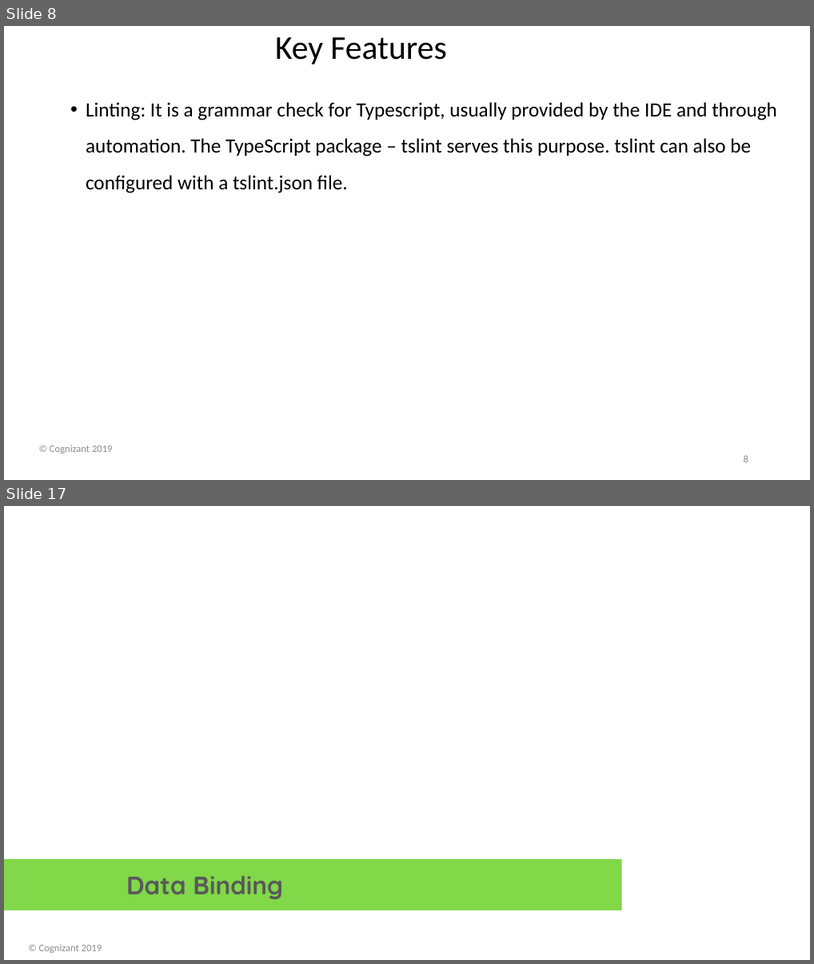
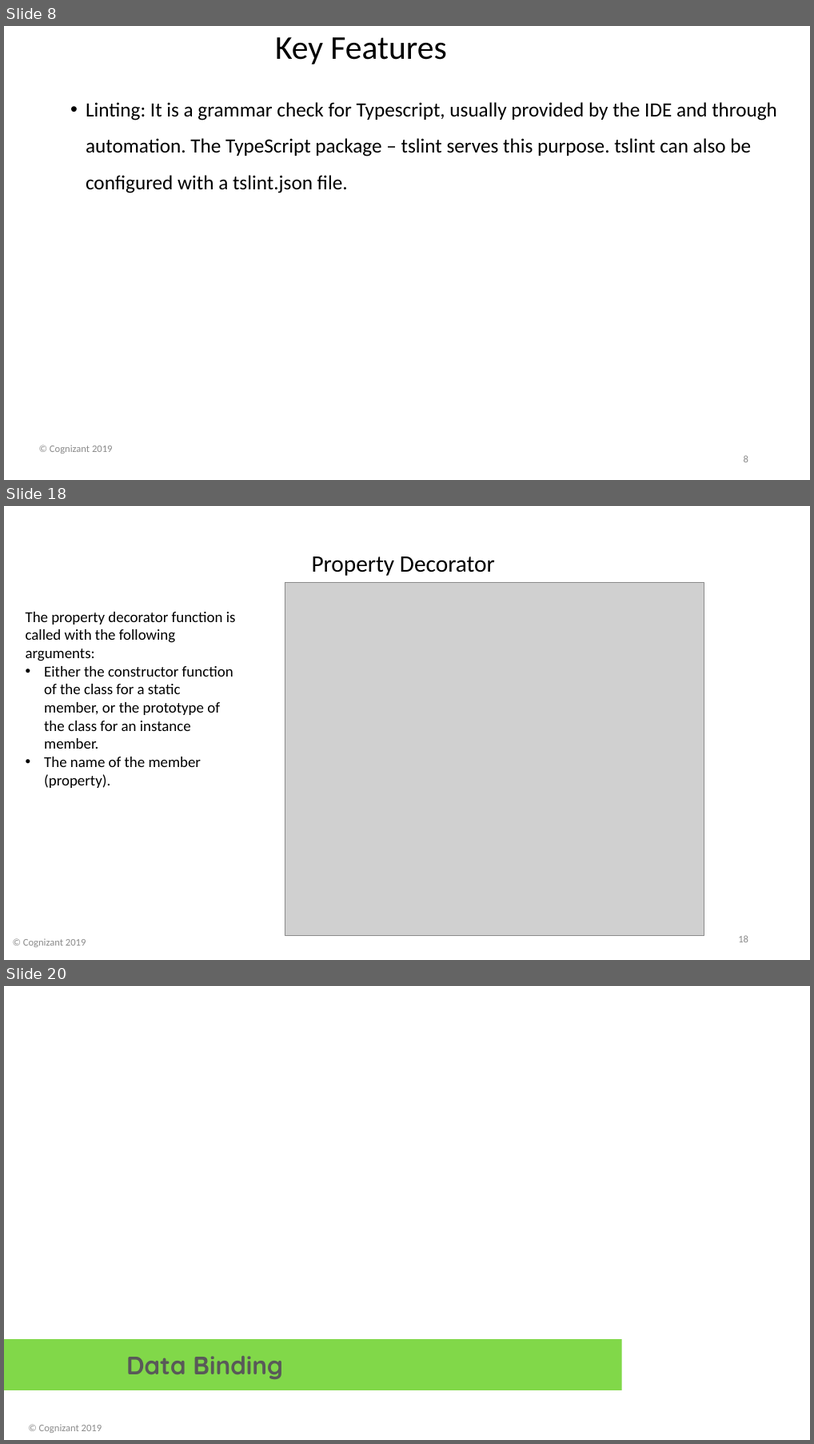
Before and after one commit to davembrownx/PowerPoint-Decks, a slide deck: Angular 8 Day 2 Basic Concepts and Binding.pptx. Shown one above the other, each under a label of ours: slides 8 and 17 before the commit, slides 8, 18 and 20 after it; the slides between them are not shown. The pictures are 814x964 and 814x1444 pixels, drawn with LibreOffice and Linux fonts; fonts in the diff are those of the drawing; grey boxes stand for pictures; background and template pictures are left out. Boxes give left, top, right and bottom in pixels: in the first picture for what was removed or moved away, otherwise in the second. Text is boxed around its words. In the diff, an @@ line names an element or a change of style, - is before the commit and + after.

```diff
--- a/Angular 8 Day 2 Basic Concepts and Binding.pptx
+++ b/Angular 8 Day 2 Basic Concepts and Binding.pptx
@@ slide 18 added at (4,506,810,960), background picture (left out) @@
@@ title added at (313,506,494,548), 44 pt, text #FFFFFF, bold @@
+Decorators
@@ text added at (312,556,495,576), 28 pt, text #000000 @@
+Property Decorator
@@ picture added at (285,583,705,936) @@
@@ text added at (26,612,236,788), 18 pt, text #000000 @@
+The property decorator function is called with the following arguments:
+• Either the constructor function of the class for a static member, or the prototype of the class for an instance member.
+• The name of the member (property).
@@ page number added at (738,935,749,942), 12 pt, text #8C8C8C @@
+18
@@ text added at (23,938,86,947), 12 pt, text #8C8C8C @@
+© Cognizant 2019
@@ what was slide 17 is now slide 20 @@
```
Also in this commit, not shown: 9 slides changed, 4 other slides added, 2 slides removed.
